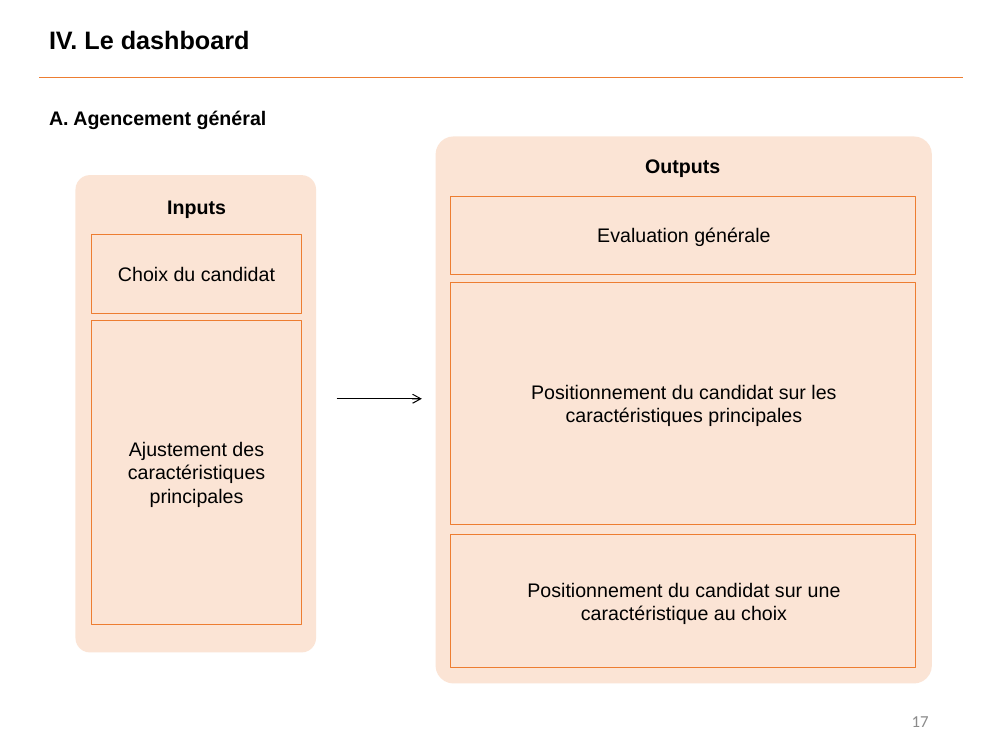
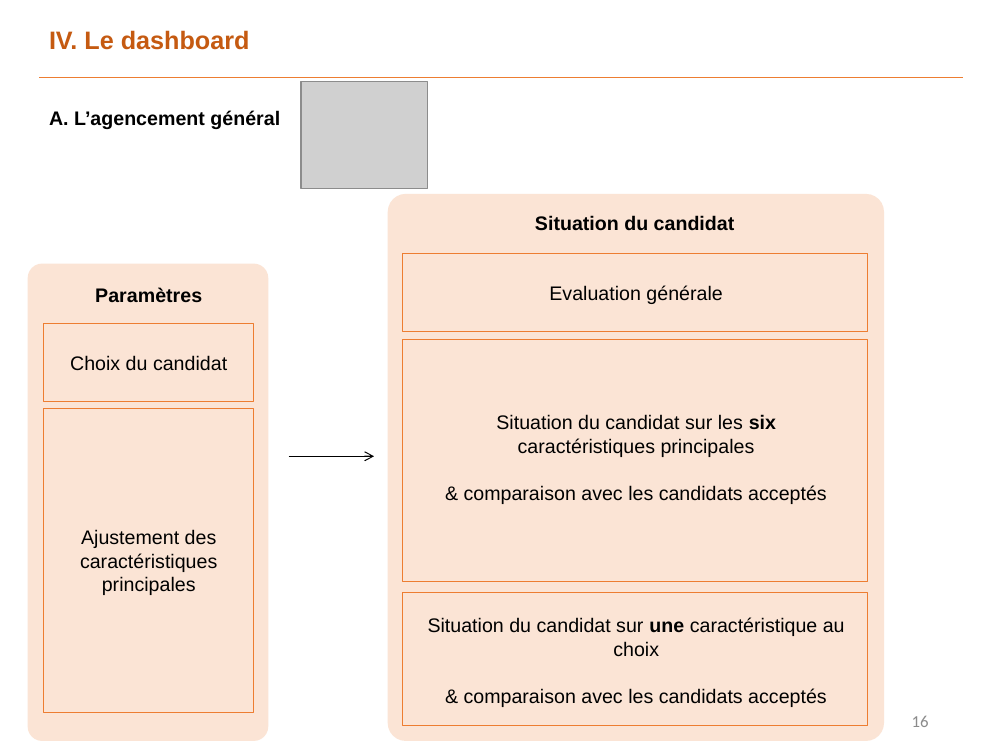
Before and after one commit to Benoit-78/P7_credit_loan_scoring_model, a slide deck: slide 16 of soutenance/P7_soutenance.pptx (slide 17 before the commit). Drawn at 1008x756 pixels with LibreOffice and Linux fonts; fonts in the diff are those of the drawing; grey boxes stand for pictures. Boxes give left, top, right and bottom in pixels: in the first picture for what was removed or moved away, otherwise in the second. Text is boxed around its words. In the diff, an @@ line names an element or a change of style, - is before the commit and + after.

```diff
--- a/soutenance/P7_soutenance.pptx
+++ b/soutenance/P7_soutenance.pptx
@@ text "IV. Le dashboard" at box(49, 30, 250, 50): text colour #000000 to #C55A11 @@
@@ picture added at box(301, 82, 427, 188) @@
@@ text at box(49, 110, 280, 129): text changed @@
-A. Agencement général
+A. L’agencement général
@@ rounded rectangle: place and size @@
-rounded rectangle at box(435, 136, 931, 683)
+rounded rectangle at box(388, 194, 884, 741)
@@ text at box(535, 215, 735, 231): text changed @@
-Outputs
+Situation du candidat
@@ rectangle: place and size @@
-rectangle at box(451, 197, 915, 275)
+rectangle at box(402, 254, 867, 333)
@@ text at box(95, 287, 202, 303): text changed @@
-Inputs
+Paramètres
@@ text "Evaluation générale": place and size @@
-text "Evaluation générale" at box(597, 227, 770, 246)
+text "Evaluation générale" at box(549, 285, 722, 304)
@@ 2 texts, 2 rectangles, 1 rounded rectangle: place and size @@
-2 texts, 2 rectangles, 1 rounded rectangle at box(76, 175, 317, 653)
+2 texts, 2 rectangles, 1 rounded rectangle at box(27, 264, 268, 742)
@@ text at box(464, 414, 827, 504): text changed @@
-Positionnement du candidat sur les caractéristiques principales
+Situation du candidat sur les six caractéristiques principales
+& comparaison avec les candidats acceptés
@@ 2 rectangles, 1 arrow: place and size @@
-2 rectangles, 1 arrow at box(337, 282, 915, 668)
+2 rectangles, 1 arrow at box(288, 340, 867, 726)
@@ text at box(428, 617, 845, 707): text changed @@
-Positionnement du candidat sur une caractéristique au choix
+Situation du candidat sur une caractéristique au choix
+& comparaison avec les candidats acceptés
@@ page number at box(912, 716, 929, 727): text changed @@
-17
+16
```
Also in this commit, not shown: 19 other slides changed, 3 slides added, 2 slides removed, 1 other file.
